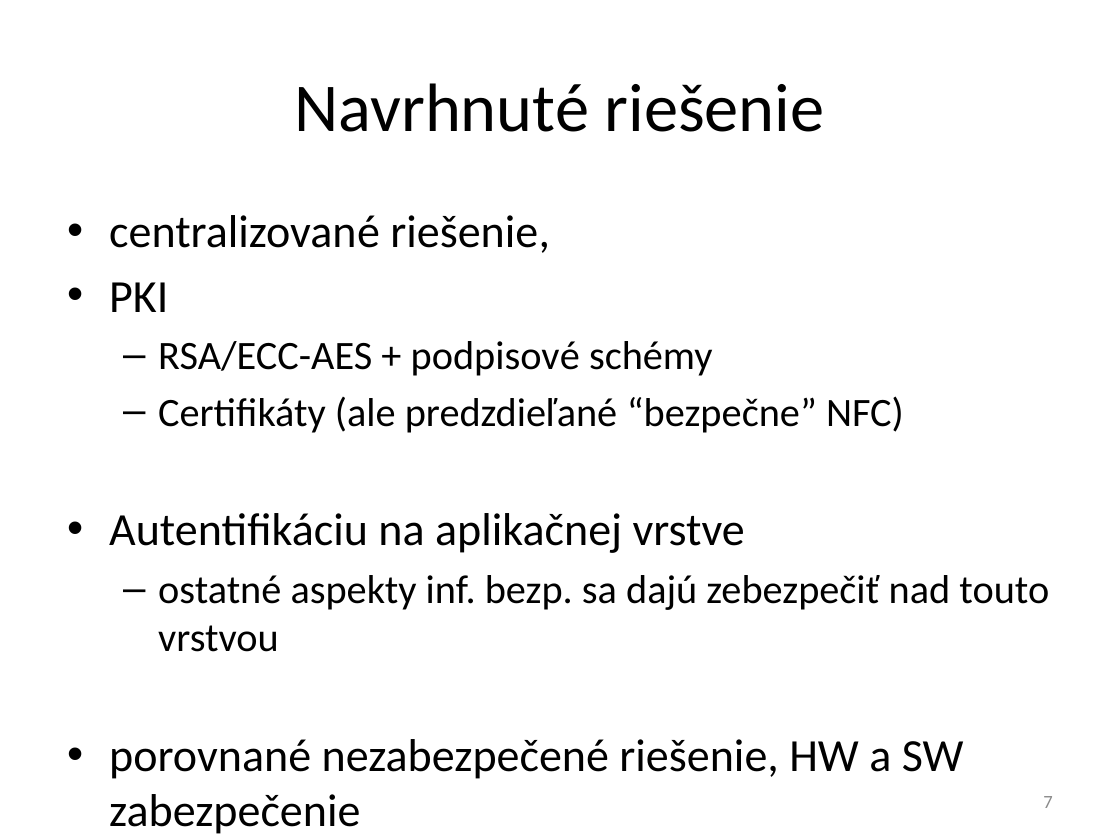
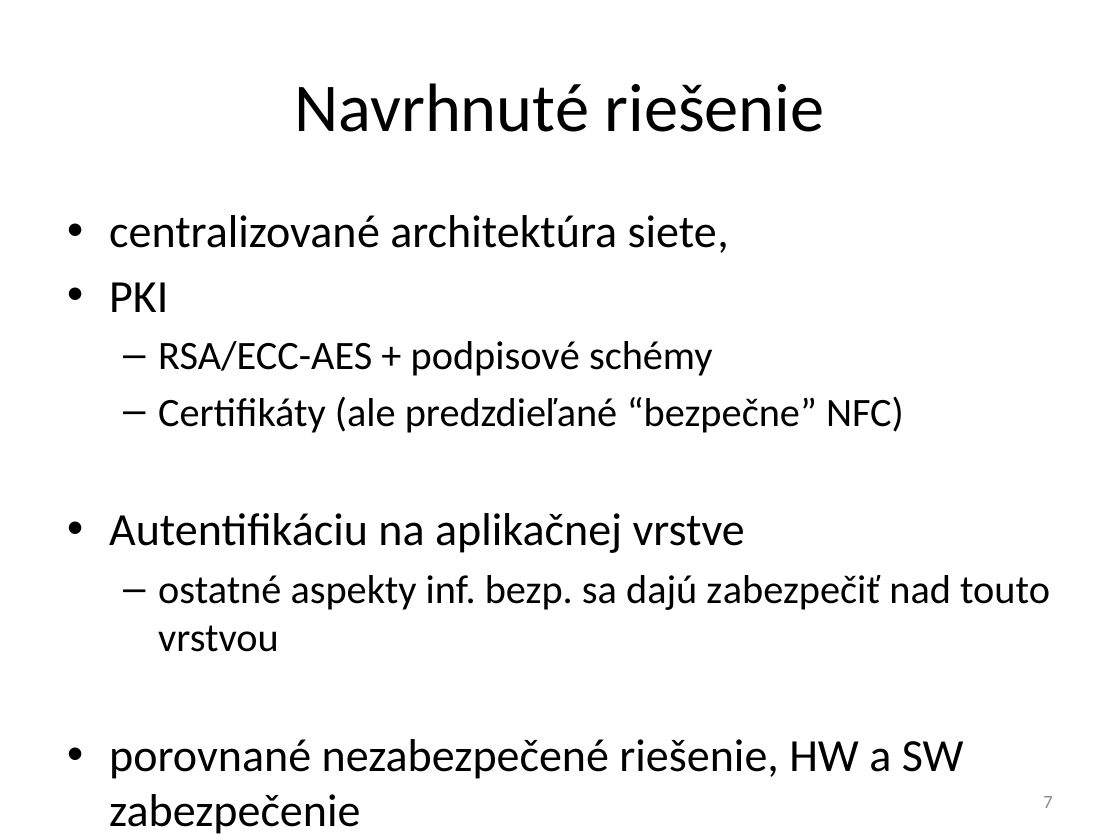
Before and after one commit to javacard-FOSS-applets/nrf6310-pca10007, a slide deck: slide 7 of Obhajoba/xdoubravsky_dp.pptx. Drawn at 1120x840 pixels with LibreOffice and Linux fonts; fonts in the diff are those of the drawing. Boxes give left, top, right and bottom in pixels: in the first picture for what was removed or moved away, otherwise in the second. Text is boxed around its words. In the diff, an @@ line names an element or a change of style, - is before the commit and + after.

```diff
--- a/Obhajoba/xdoubravsky_dp.pptx
+++ b/Obhajoba/xdoubravsky_dp.pptx
@@ text at (109,215,729,253): text changed @@
-• centralizované riešenie,
+• centralizované architektúra siete,
@@ text at (158,575,1050,652): text changed @@
-  – ostatné aspekty inf. bezp. sa dajú zebezpečiť nad touto vrstvou
+  – ostatné aspekty inf. bezp. sa dajú zabezpečiť nad touto vrstvou
```
Also in this commit, not shown: 23 other slides changed, 1 slide removed.
